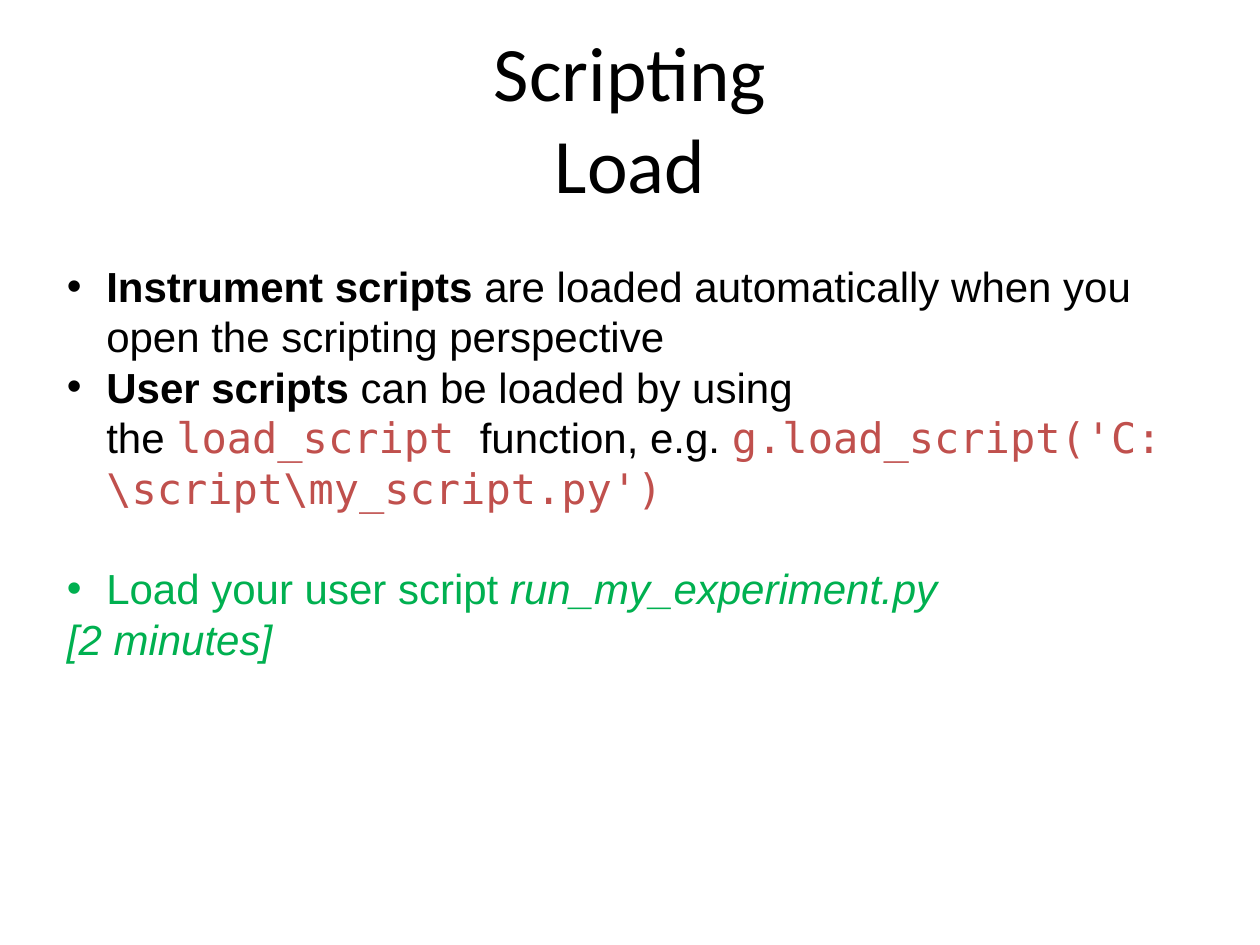
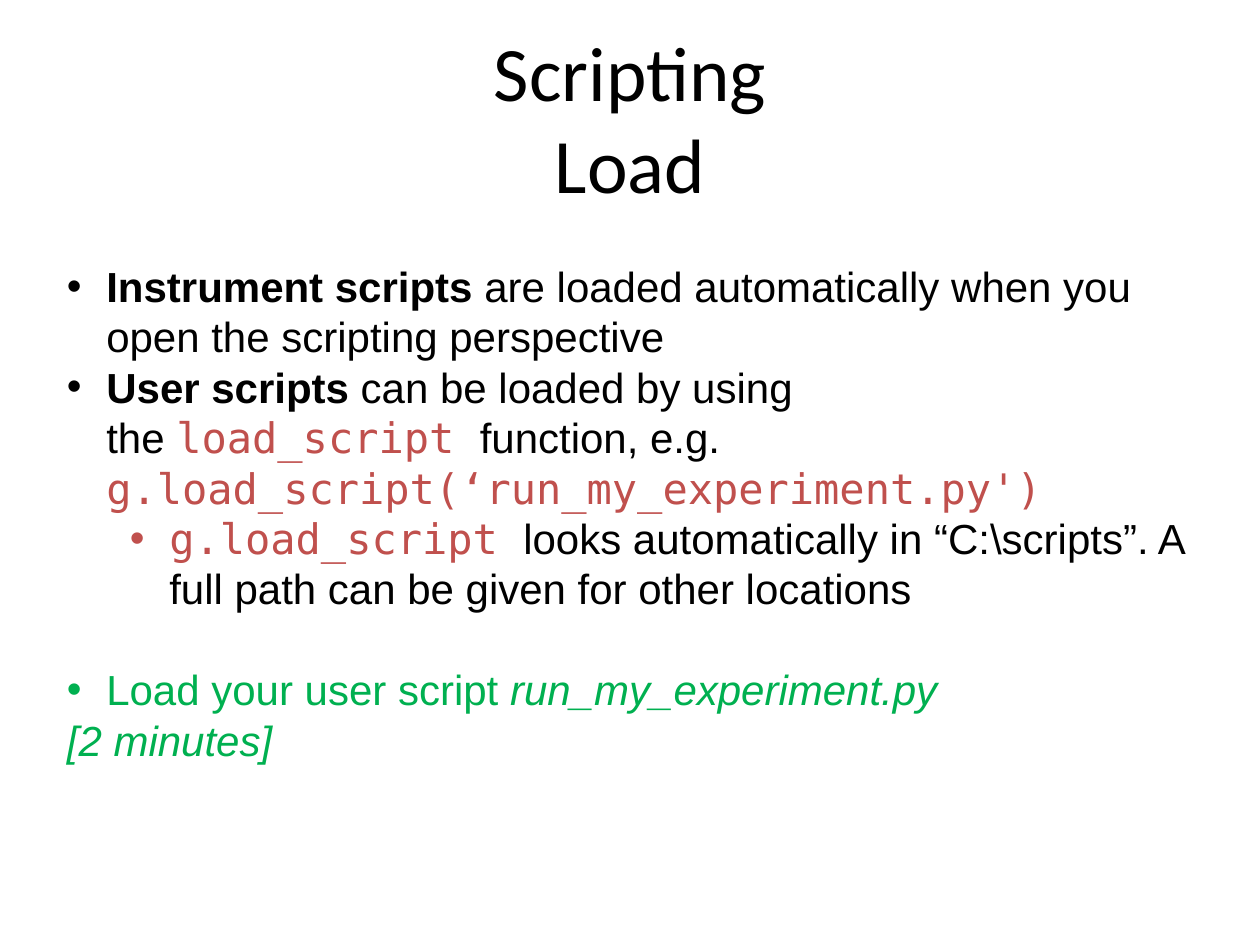
Before and after one commit to ISISComputingGroup/ibex_user_manual, a slide deck: slide 18 of genie_python_and_ibex/genie_python_and_ibex.pptx. Drawn at 1260x945 pixels with LibreOffice and Linux fonts; fonts in the diff are those of the drawing; background and template pictures are left out. Boxes give left, top, right and bottom in pixels: in the first picture for what was removed or moved away, otherwise in the second. Text is boxed around its words. In the diff, an @@ line names an element or a change of style, - is before the commit and + after.

```diff
--- a/genie_python_and_ibex/genie_python_and_ibex.pptx
+++ b/genie_python_and_ibex/genie_python_and_ibex.pptx
@@ text at box(106, 372, 1186, 613): text changed; font DejaVu Sans Mono to Arial; text colour #C0504D to #000000 @@
-• User scripts can be loaded by using the load_script function, e.g. g.load_script('C:\script\my_script.py')
+• User scripts can be loaded by using the load_script function, e.g. g.load_script(‘run_my_experiment.py')
+  • g.load_script looks automatically in “C:\scripts”. A full path can be given for other locations
```
Also in this commit, not shown: 1 other slide changed.
